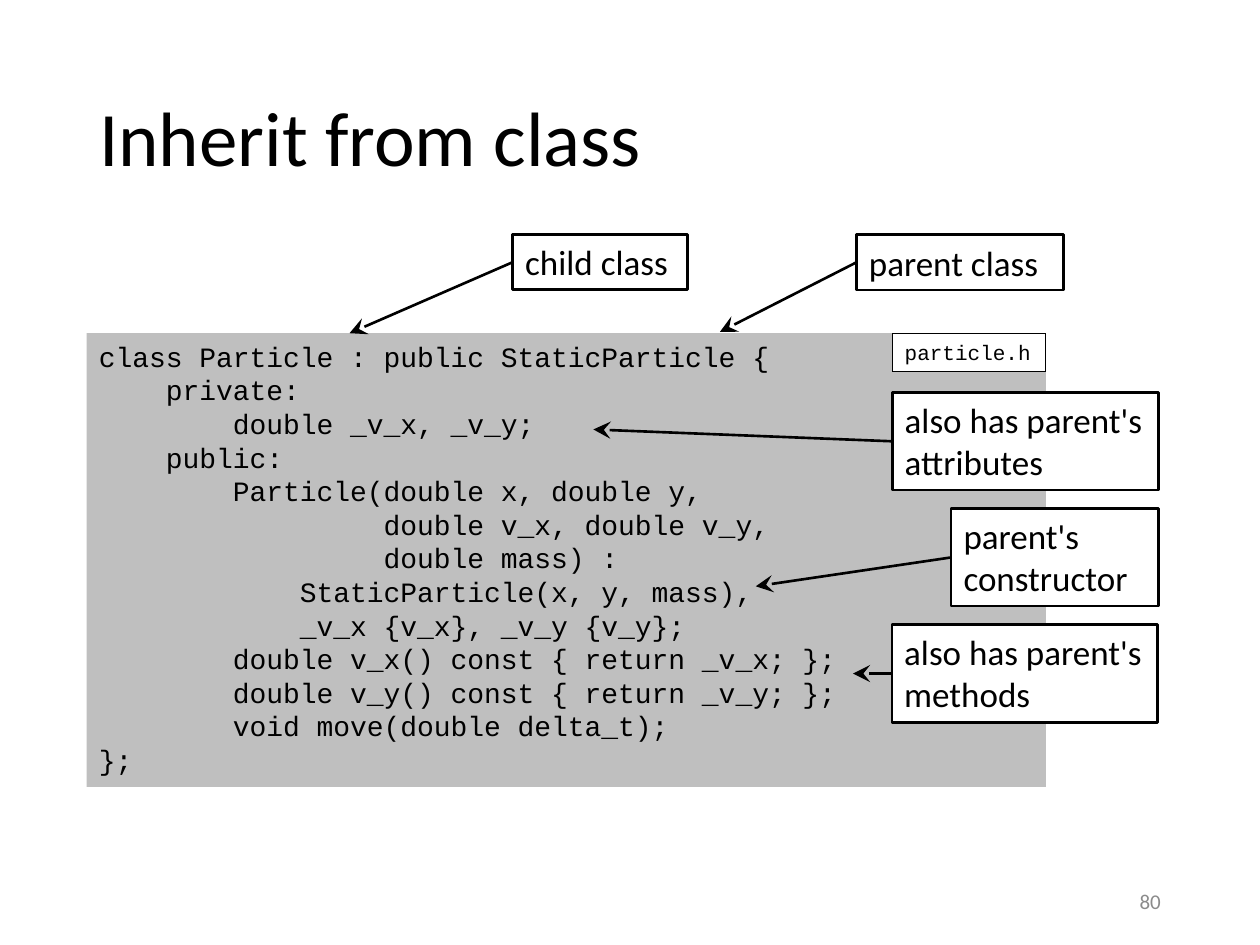
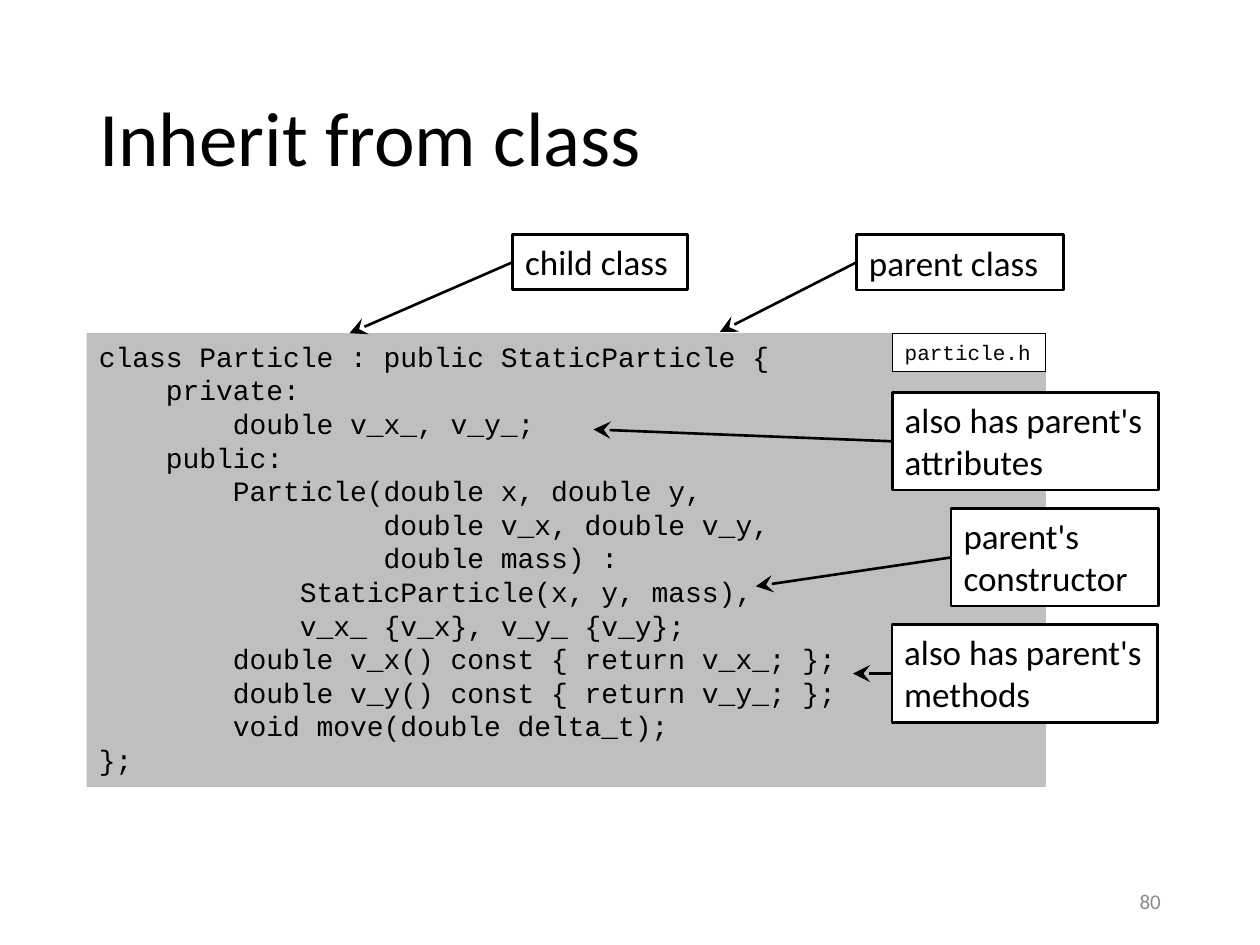
Before and after one commit to gjbex/training-material, a slide deck: slide 80 of CPlusPlus/scientific_cpp.pptx. Drawn at 1260x945 pixels with LibreOffice and Linux fonts; fonts in the diff are those of the drawing. Boxes give left, top, right and bottom in pixels: in the first picture for what was removed or moved away, otherwise in the second. Text is boxed around its words. In the diff, an @@ line names an element or a change of style, - is before the commit and + after.

Commit message:
Fix class member names

```diff
--- a/CPlusPlus/scientific_cpp.pptx
+++ b/CPlusPlus/scientific_cpp.pptx
@@ text in rectangle at (233,414,535,440): text changed @@
-double _v_x, _v_y;
+double v_x_, v_y_;
@@ text in rectangle at (233,616,786,709): text changed @@
-_v_x {v_x}, _v_y {v_y};
-double v_x() const { return _v_x; };
-double v_y() const { return _v_y; };
+v_x_ {v_x}, v_y_ {v_y};
+double v_x() const { return v_x_; };
+double v_y() const { return v_y_; };
```
Also in this commit, not shown: 12 other slides changed.
